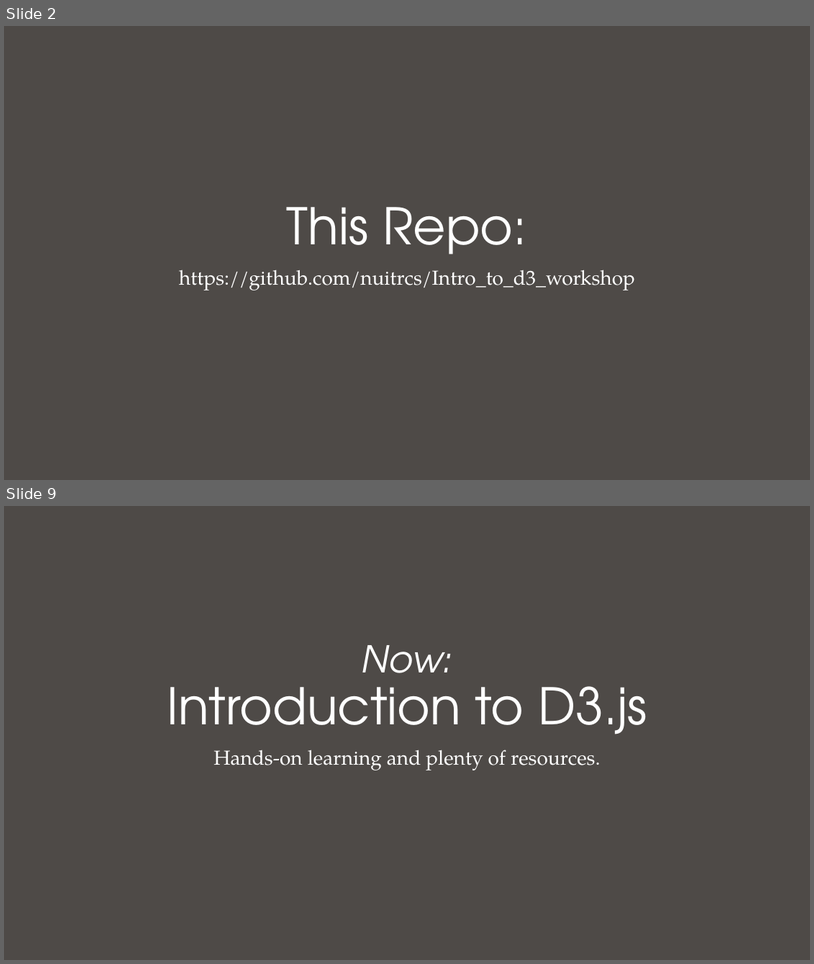
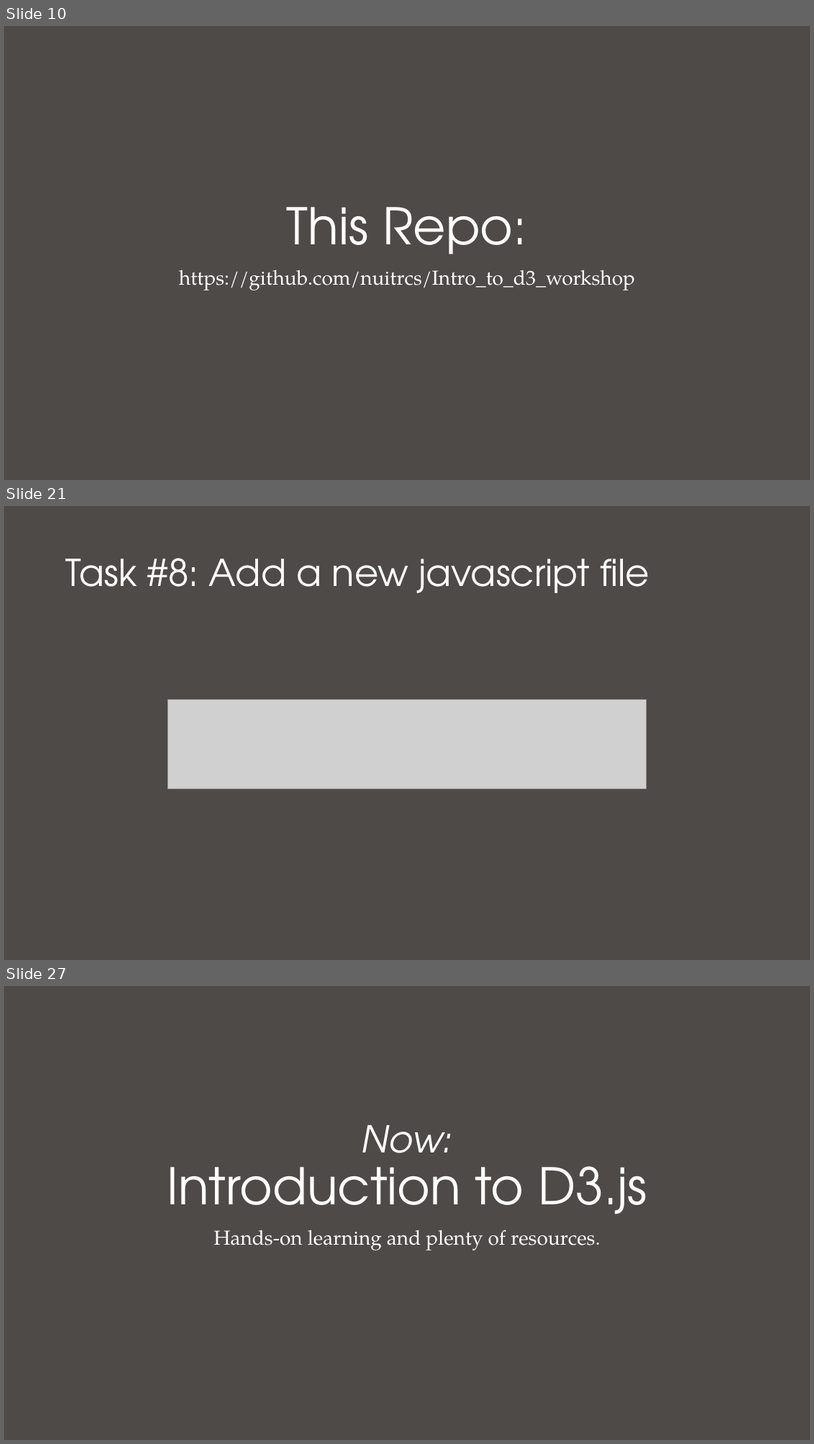
Before and after one commit to nuitrcs/Intro_to_d3_workshop, a slide deck: Introduction to D3.pptx. Shown one above the other, each under a label of ours: slides 2 and 9 before the commit, slides 10, 21 and 27 after it; the slides between them are not shown. The pictures are 814x964 and 814x1444 pixels, drawn with LibreOffice and Linux fonts; fonts in the diff are those of the drawing; grey boxes stand for pictures. Boxes give left, top, right and bottom in pixels: in the first picture for what was removed or moved away, otherwise in the second. Text is boxed around its words. In the diff, an @@ line names an element or a change of style, - is before the commit and + after.

```diff
--- a/Introduction to D3.pptx
+++ b/Introduction to D3.pptx
@@ slide 21 added at [4,506,810,960], background #4E4A47 @@
@@ title added at [65,558,650,593], 44 pt, text #FFFFFF @@
+Task #8: Add a new javascript file
@@ picture added at [168,700,647,788] @@
@@ what was slide 2 is now slide 10 @@
@@ what was slide 9 is now slide 27 @@
```
Also in this commit, not shown: 6 slides changed, 17 other slides added, 4 other files.
